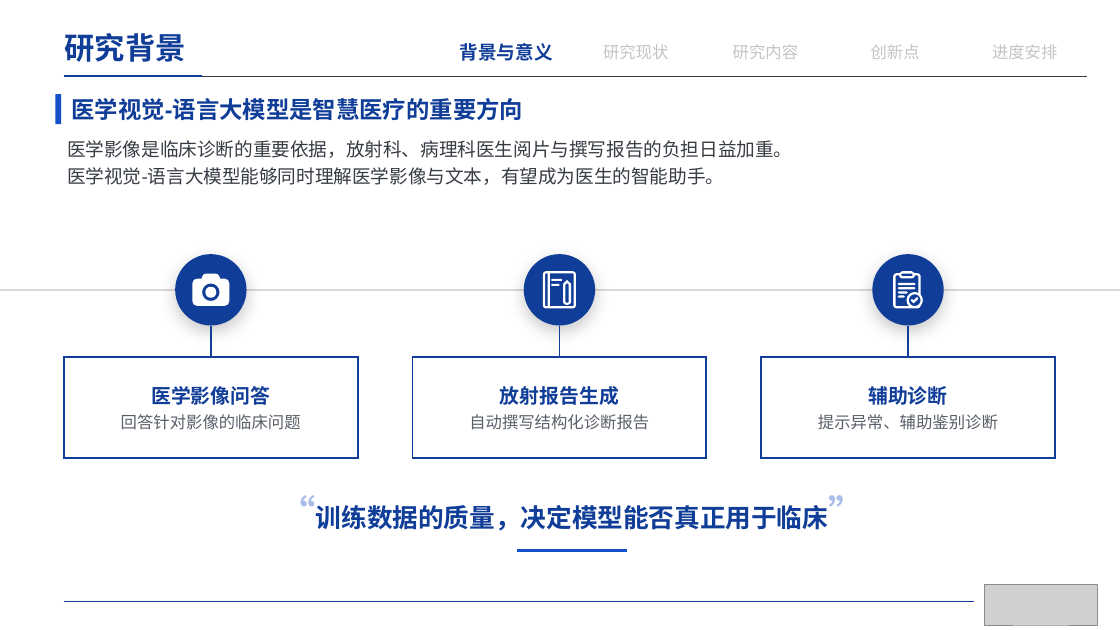
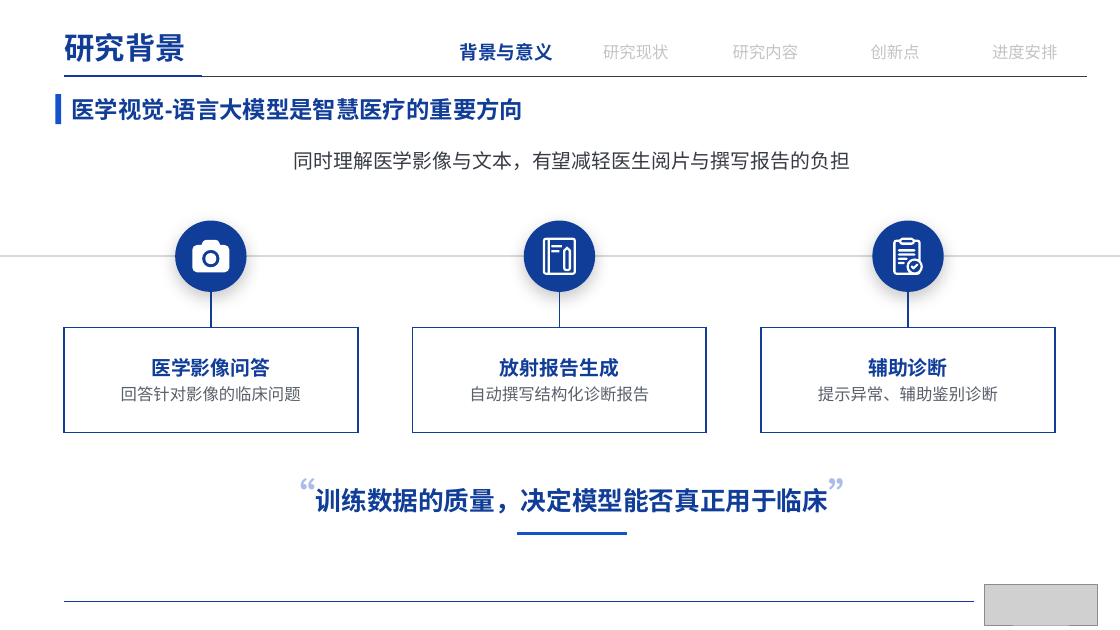
Before and after one commit to irving-2222/Graduation-Thesis, a slide deck: slide 4 of 开题答辩.pptx. Drawn at 1120x630 pixels with LibreOffice and Linux fonts; fonts in the diff are those of the drawing; grey boxes stand for pictures. Boxes give left, top, right and bottom in pixels: in the first picture for what was removed or moved away, otherwise in the second. Text is boxed around its words. In the diff, an @@ line names an element or a change of style, - is before the commit and + after.

```diff
--- a/开题答辩.pptx
+++ b/开题答辩.pptx
@@ text at box(294, 151, 850, 170): text changed; size 16 to 17 pt @@
-医学影像是临床诊断的重要依据，放射科、病理科医生阅片与撰写报告的负担日益加重。
-医学视觉-语言大模型能够同时理解医学影像与文本，有望成为医生的智能助手。
+同时理解医学影像与文本，有望减轻医生阅片与撰写报告的负担
@@ 6 freeform shapes, 3 ellipses, 2 rectangles, 1 line: place and size @@
-6 freeform shapes, 3 ellipses, 2 rectangles, 1 line at box(0, 254, 1120, 325)
+6 freeform shapes, 3 ellipses, 2 rectangles, 1 line at box(0, 220, 1120, 292)
@@ line moved from (211, 326) - (211, 357) to (211, 292) - (211, 328) @@
@@ line moved from (560, 326) - (560, 357) to (560, 292) - (560, 328) @@
@@ line moved from (908, 326) - (908, 357) to (908, 292) - (908, 328) @@
@@ rectangle "医学影像问答": place and size @@
-rectangle "医学影像问答" at box(64, 357, 358, 458)
+rectangle "医学影像问答" at box(64, 328, 358, 433)
@@ rectangle "放射报告生成": place and size @@
-rectangle "放射报告生成" at box(413, 357, 707, 458)
+rectangle "放射报告生成" at box(413, 328, 707, 433)
@@ rectangle "辅助诊断": place and size @@
-rectangle "辅助诊断" at box(761, 357, 1055, 458)
+rectangle "辅助诊断" at box(761, 328, 1055, 433)
@@ text "“训练数据的质量，决定模型能否真正用于临床”": place and size @@
-text "“训练数据的质量，决定模型能否真正用于临床”" at box(316, 505, 828, 531)
+text "“训练数据的质量，决定模型能否真正用于临床”" at box(316, 488, 828, 514)
@@ line moved from (518, 550) - (627, 550) to (518, 534) - (627, 534) @@
```
Also in this commit, not shown: 12 other slides changed, 1 other file.
